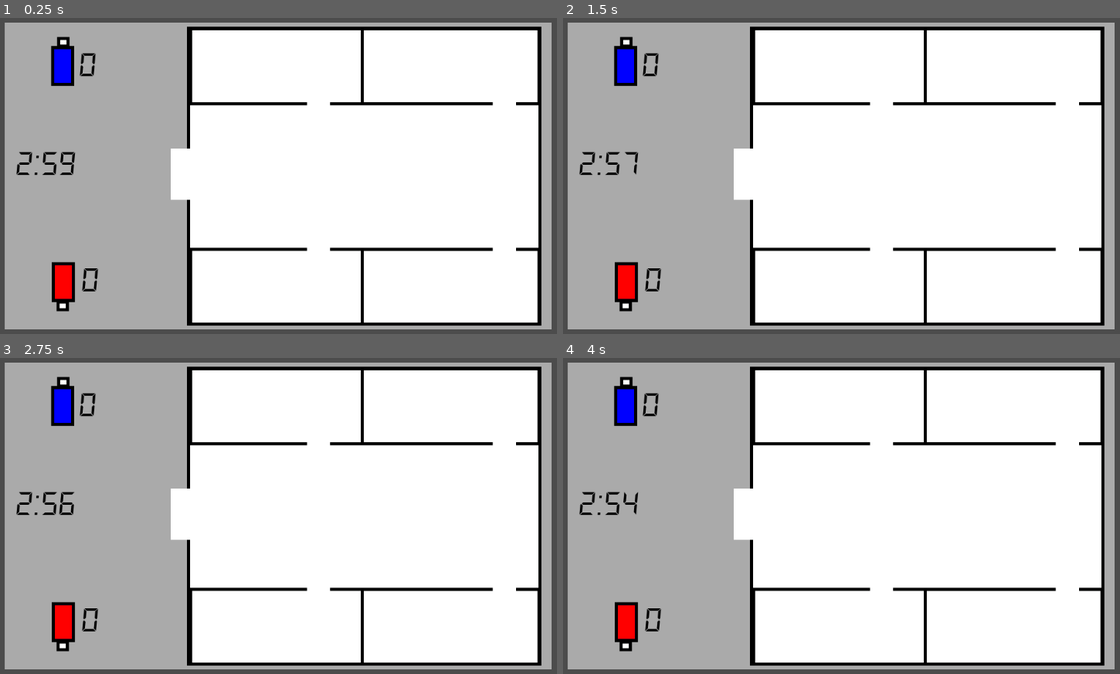
Above: before the commit, frames 1-4 (two rows, left to right).
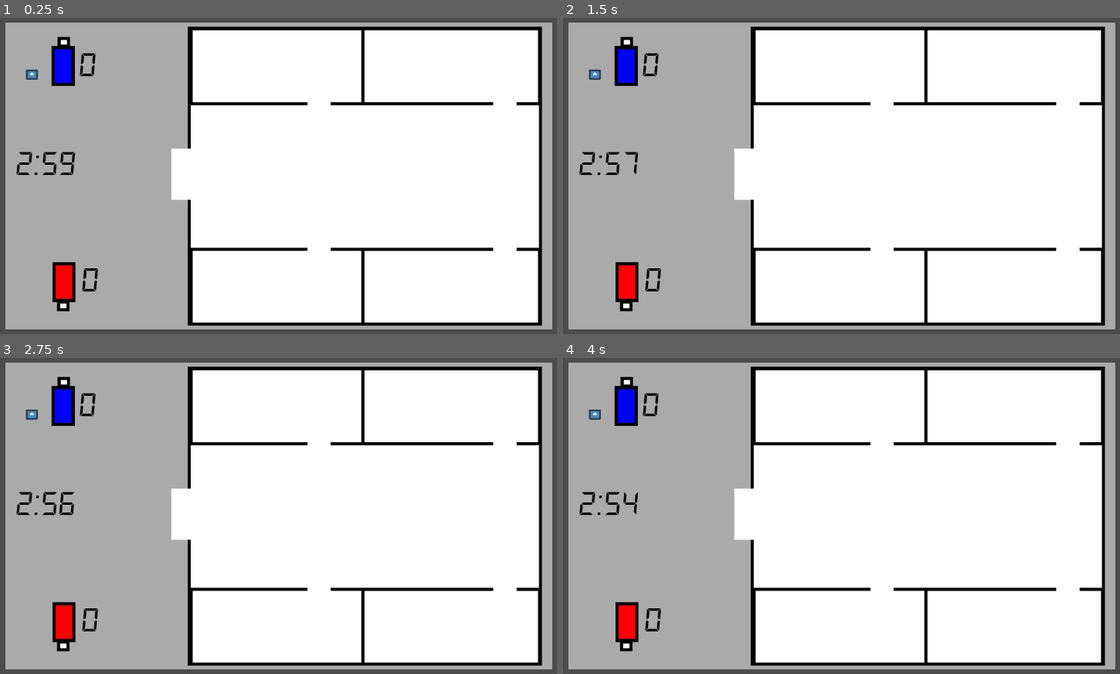
Above: after the commit, the same moments.

Repository: iarzuaga/willbros
Game: Godot game, scene res://Scenes/house.tscn
Two runs of this game, one before a commit and one after it. Both use one fixed random seed, a clock stepped at 60 frames per second and the inputs below. The engine's default icon, where the game draws it, is replaced by a stand-in: a white triangle on a blue panel in a dark square.
Inputs:
- Up to frame 1 (0.25 s): no input
- Up to frame 2 (1.5 s): tap Enter at 0.5 s; tap Space at 1.25 s
- Up to frame 3 (2.75 s): tap Enter at 2 s
- Up to frame 4 (4 s): tap Space at 2.75 s; tap Enter at 3.5 s

The runs differ from the first frame. In frame 1, 1.4% of the frame differs, in the area x 0-100%, y 1-99%; in frame 2, 1.4%; in frame 3, 1.4%; in frame 4, 1.4%.

Commit message:
(improvement) timer, score

Diff:
--- a/WllBrosProject/Scenes/house.tscn
+++ b/WllBrosProject/Scenes/house.tscn
@@ -1,10 +1,12 @@
-[gd_scene load_steps=10 format=2]
+[gd_scene load_steps=13 format=2]
 
 [ext_resource path="res://Sprites/Placeholder/holdermap.png" type="Texture" id=1]
 [ext_resource path="res://font/DS-DIGII.TTF" type="DynamicFontData" id=2]
 [ext_resource path="res://Scenes/timer.gd" type="Script" id=3]
 [ext_resource path="res://Scenes/score.gd" type="Script" id=4]
 [ext_resource path="res://Scenes/score_p2.gd" type="Script" id=5]
+[ext_resource path="res://Scenes/truck_p1.gd" type="Script" id=6]
+[ext_resource path="res://Scenes/player.tscn" type="PackedScene" id=7]
 
 [sub_resource type="BitmapFont" id=1]
 
@@ -38,6 +40,11 @@
 use_filter = false
 font_data = ExtResource( 2 )
 _sections_unfolded = [ "Font", "Settings" ]
+
+[sub_resource type="RectangleShape2D" id=5]
+
+custom_solver_bias = 0.0
+extents = Vector2( 10, 10 )
 
 [node name="home_1" type="Node" index="0"]
 
@@ -98,7 +105,7 @@
 
 [node name="background" type="Sprite" parent="camera/CanvasLayer/ParallaxBackground/ParallaxLayer" index="0"]
 
-position = Vector2( 505.324, 299.74 )
+position = Vector2( 506.204, 299.74 )
 scale = Vector2( 0.471537, 0.471538 )
 texture = ExtResource( 1 )
 
@@ -211,4 +218,32 @@
 _sections_unfolded = [ "Visibility", "custom_fonts" ]
 score_p2 = 0
 
+[node name="truck_p1" type="Area2D" parent="." index="4"]
+
+scale = Vector2( 1.42808, 1.42808 )
+input_pickable = true
+gravity_vec = Vector2( 0, 1 )
+gravity = 98.0
+linear_damp = 0.1
+angular_damp = 1.0
+audio_bus_override = false
+audio_bus_name = "Master"
+script = ExtResource( 6 )
+_sections_unfolded = [ "Transform" ]
+
+[node name="CollisionShape2D" type="CollisionShape2D" parent="truck_p1" index="0"]
+
+position = Vector2( 104.514, 101.827 )
+scale = Vector2( 1.32761, 0.331902 )
+shape = SubResource( 5 )
+_sections_unfolded = [ "Transform" ]
+
+[node name="Sprite" type="Sprite" parent="truck_p1" index="1"]
+
+_sections_unfolded = [ "Transform" ]
+
+[node name="player" parent="." index="5" instance=ExtResource( 7 )]
+
+position = Vector2( 97.2648, 131.307 )
+
 [connection signal="timeout" from="timer/second" to="timer" method="_on_second_timeout"]
--- a/WllBrosProject/Scenes/timer.gd
+++ b/WllBrosProject/Scenes/timer.gd
@@ -15,7 +15,7 @@
 		second = 59
 
 
-	if minute > 0:
+	if minute >= 0:
 		set_text(str(minute)+":"+str(second))
 
 	pass
--- /dev/null
+++ b/WllBrosProject/Scenes/truck_p1.gd
@@ -0,0 +1,9 @@
+extends Area2D
+
+var score = 0
+
+func _process(delta):
+
+	#var col = get_slide_collision(get_slide_count() -1)
+	#var nod = get_node(col)
+	pass
--- a/WllBrosProject/Scripts/stage.tscn
+++ b/WllBrosProject/Scripts/stage.tscn
@@ -9,7 +9,7 @@
 radius = 10.0
 height = 20.0
 
-[node name="player" type="Node" index="0"]
+[node name="player" type="Node"]
 
 [node name="KinematicBody2D" type="KinematicBody2D" parent="." index="0"]
 
Not shown, added: WllBrosProject/Sprites/blood_hit_04.png.import
